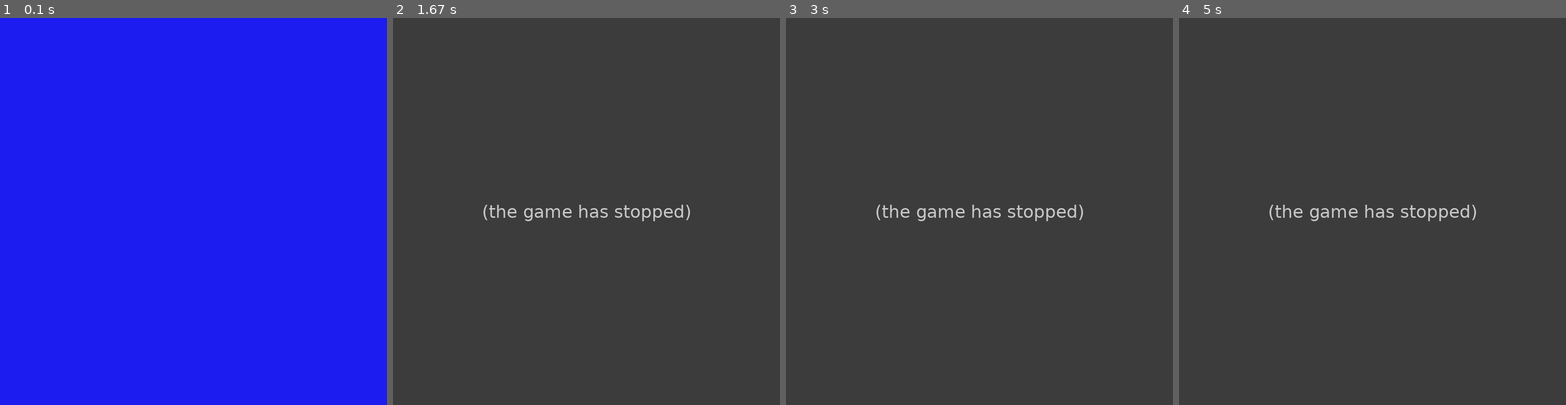
Above: before the commit, frames 1-4 (left to right).
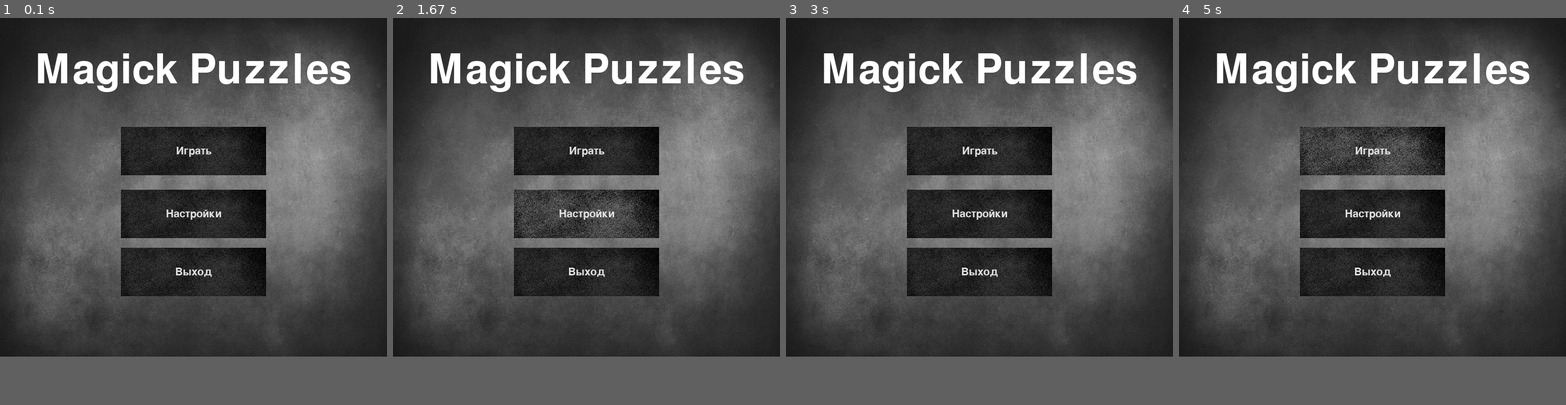
Above: after the commit, the same moments.

Repository: Respenzor/PyGame-project
Game: pygame game, started from Пазлы.py
Same seed, same stepped clock (60 frames per second), same inputs: the game is played once before the commit and once after it.
Inputs (mouse positions are in pixels of both pictures, inside the frame that each line leads up to):
- Up to frame 1 (0.1 s): no input
- Up to frame 2 (1.67 s): click (571, 203) at 0.38 s; click "Играть" at 0.72 s; click (466, 137) at 1.05 s; click (632, 215) at 1.38 s
- Up to frame 3 (3 s): click (987, 72) at 1.72 s; click (983, 223) at 2.05 s; click (967, 130) at 2.38 s; click (925, 118) at 2.72 s
- Up to frame 4 (5 s): click "Играть" at 3.55 s; click (1453, 126) at 3.88 s; click (1387, 172) at 4.72 s
In our replay, the window is 800x800 before the commit and 800x700 after it. These sizes can differ from the game's own. Grey fills any space a smaller window leaves; there, only what the larger window draws over its background counts as a difference.

The runs differ from the first frame. In frame 1, 88% of the frame differs, in the area x 0-100%, y 0-88%; in frame 2, 41%; in frame 3, 41%; in frame 4, 41%.
Before the commit the program exited at 0.38 s; later frames show no game.

Commit message:
Готовое стартовое окно игры

Diff:
--- a/Пазлы.py
+++ b/Пазлы.py
@@ -2,7 +2,7 @@
 import sys
 
 pygame.init()
-W, H = 800, 800
+W, H = 800, 700
 FPS = 60
 window = pygame.display.set_mode((W, H))
 clock = pygame.time.Clock()
@@ -11,19 +11,57 @@
 LEFT = 'left'
 RIGHT = 'right'
 
+GAME_NAME = 'Magick Puzzles'
+BUTTON_IMAGE = 'knopka.png'
+BUTTON_ACTIVE_IMAGE = 'knopka_active.png'
+BUTTON_SOUND = 'knopka_press.mp3'
+
+
 def start_screen():
     fon = pygame.transform.scale(pygame.image.load('fon_menu.jpg'), (W, H))
+    font = pygame.font.Font(None, 125)
     window.blit(fon, (0, 0))
-    font = pygame.font.Font(None, 100)
+    pygame.display.flip()
+
+    game_name = font.render(GAME_NAME, True, (255, 255, 255))
+    game_name_rect = game_name.get_rect(center=(W // 2, 110))
+    window.blit(game_name, game_name_rect)
+    pygame.display.flip()
+
+    start_button = Buttons(250, 225, 300, 100, 'Играть', BUTTON_IMAGE, BUTTON_ACTIVE_IMAGE, BUTTON_SOUND)
+    options_button = Buttons(250, 355, 300, 100, 'Настройки', BUTTON_IMAGE, BUTTON_ACTIVE_IMAGE, BUTTON_SOUND)
+    quit_button = Buttons(250, 475, 300, 100, 'Выход', BUTTON_IMAGE, BUTTON_ACTIVE_IMAGE, BUTTON_SOUND)
+    buttons = [start_button, options_button, quit_button]
+
     while True:
         for event in pygame.event.get():
             if event.type == pygame.QUIT:
                 pygame.quit()
-            elif event.type == pygame.KEYDOWN or \
-                    event.type == pygame.MOUSEBUTTONDOWN:
-                return
-            pygame.display.update()
-            clock.tick(FPS)
+                sys.exit()
+
+            if event.type == pygame.MOUSEBUTTONDOWN:
+                for button in buttons:
+                    button.event(event)
+
+            if event.type == pygame.USEREVENT:
+                if event.button == start_button:
+                    print(' ')
+                    # Начало игры при нажатии на кнопку
+                elif event.button == options_button:
+                    print(' ')
+                    # Открытие окна настроек при нажатии на кнопку
+                elif event.button == quit_button:
+                    pygame.quit()
+                    sys.exit()
+
+        mouse_pos = pygame.mouse.get_pos()
+        for button in buttons:
+            button.check_active(mouse_pos)
+
+        for button in buttons:
+            button.draw(window)
+        pygame.display.update()
+        clock.tick(FPS)
 class Buttons:
     def __init__(self, x, y, width, height, text, image_location, image_actived_location=None, button_actived_location=None):
         self.x = x
@@ -35,13 +73,14 @@
         self.image_location = pygame.transform.scale(self.image_location, (width, height))
         self.image_actived = self.image_location
         if image_actived_location:
-            self.image_actived = pygame.image.load('knopka_active.png.png')
+            self.image_actived = pygame.image.load('knopka_active.png')
             self.image_actived = pygame.transform.scale(self.image_actived, (width, height))
-        self.rect = self.image_location.get_rect(topleft=(x, y))
+            self.rect = self.image_location.get_rect(topleft=(x, y))
         self.sound = None
         if button_actived_location:
             self.sound = pygame.mixer.Sound(button_actived_location)
         self.actived = False
+
     def draw(self, window):
         proverka_knopki = self.image_actived if self.actived else self.image_location
         window.blit(proverka_knopki, self.rect.topleft)
Binary file changed: fon_menu.jpg
